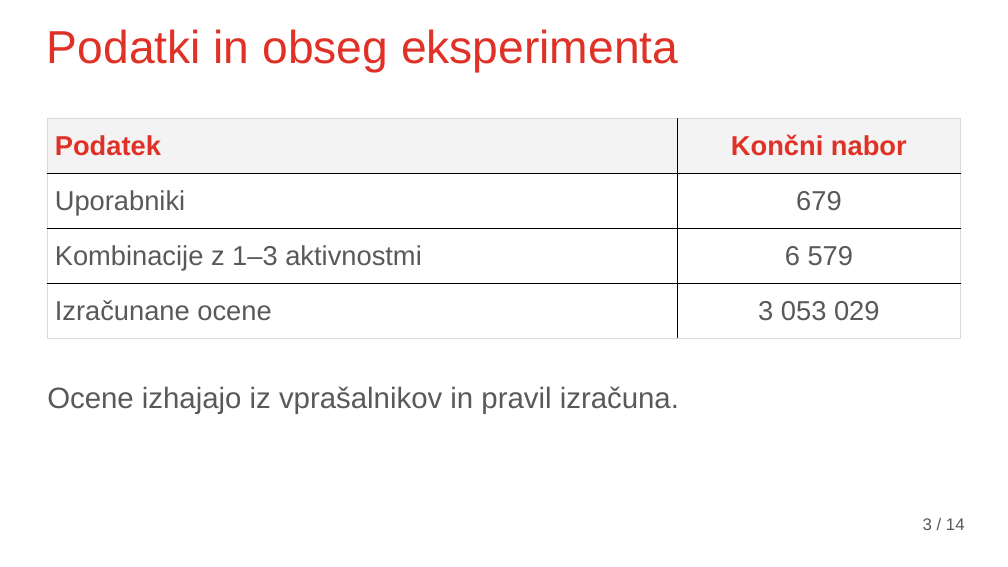
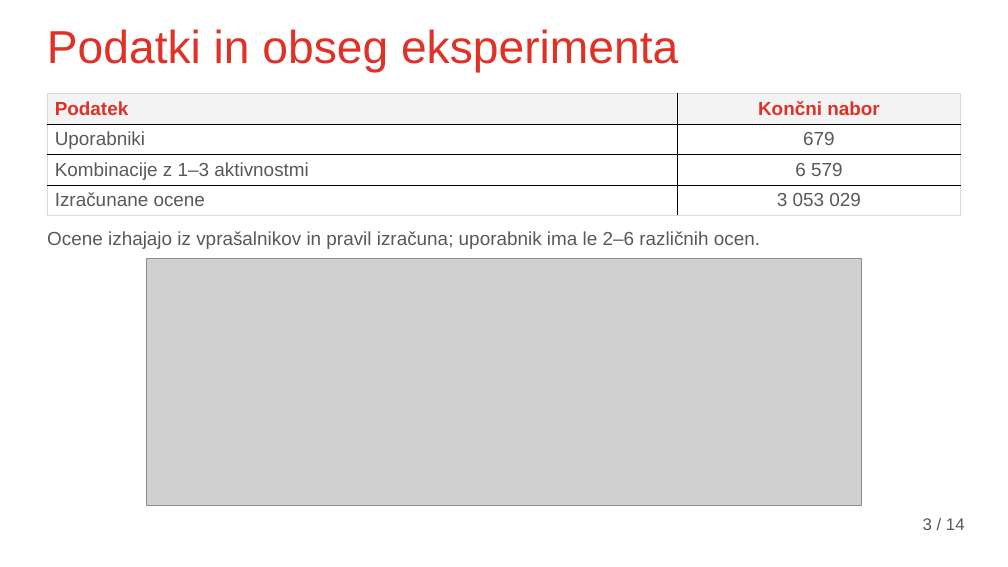
Before and after one commit to leskovecg/masters-thesis-recommender-system, a slide deck: slide 3 of presentation/Zagovor_Gasper_Leskovec.pptx. Drawn at 1008x567 pixels with LibreOffice and Linux fonts; fonts in the diff are those of the drawing; grey boxes stand for pictures; background and template pictures are left out. Boxes give left, top, right and bottom in pixels: in the first picture for what was removed or moved away, otherwise in the second. Text is boxed around its words. In the diff, an @@ line names an element or a change of style, - is before the commit and + after.

```diff
--- a/presentation/Zagovor_Gasper_Leskovec.pptx
+++ b/presentation/Zagovor_Gasper_Leskovec.pptx
@@ table at (47, 94, 960, 216) @@
@@ size 26 to 18 pt @@
@@ table: place and size @@
-table at (47, 118, 960, 339)
+table at (47, 94, 960, 216)
@@ text at (47, 231, 760, 249): text changed; size 28 to 18 pt @@
-Ocene izhajajo iz vprašalnikov in pravil izračuna.
+Ocene izhajajo iz vprašalnikov in pravil izračuna; uporabnik ima le 2–6 različnih ocen.
@@ picture added at (147, 259, 862, 505) @@
```
Also in this commit, not shown: 7 other slides changed.
